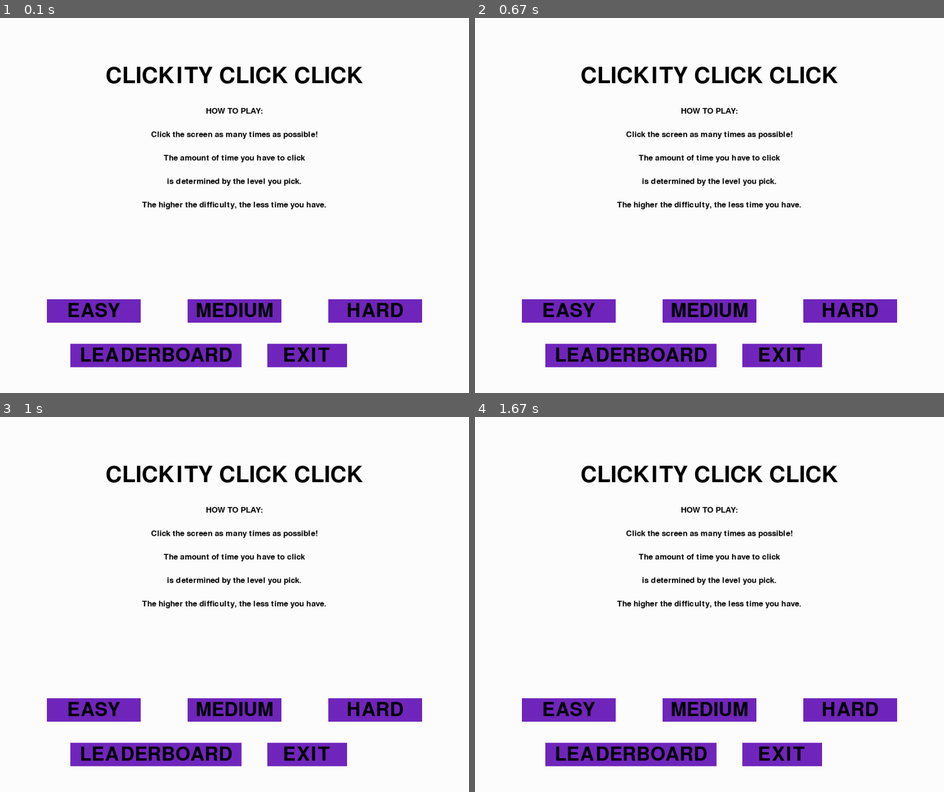
Above: before the commit, frames 1-4 (two rows, left to right).
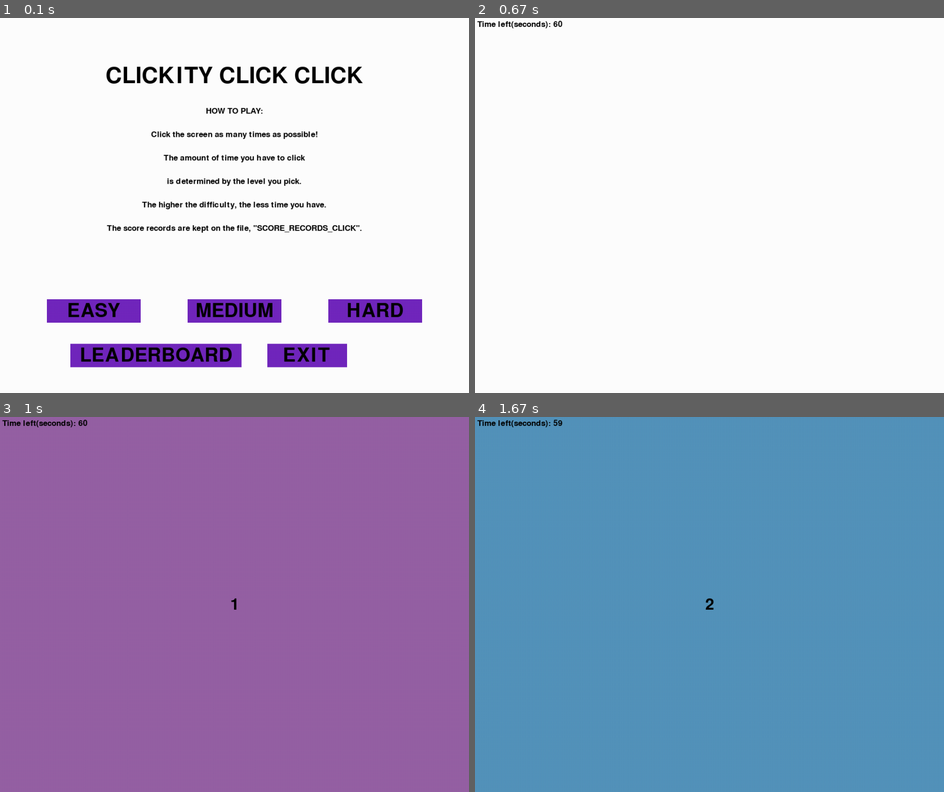
Above: after the commit, the same moments.

Repository: KyraCrawford/GameDesign
Game: pygame game, started from clickergame.py
The game is run twice, just before and just after one commit, with the same random seed, the same clock (stepped at 60 frames per second) and the same inputs.
Inputs (mouse positions are in pixels of both pictures, inside the frame that each line leads up to):
- Up to frame 1 (0.1 s): no input
- Up to frame 2 (0.67 s): click "EASY" at 0.38 s
- Up to frame 3 (1 s): click (375, 709) at 0.72 s, where only the run before the commit has a clickable "HARD"
- Up to frame 4 (1.67 s): press the mouse at (709, 709) at 1.6 s

The runs differ from the first frame. In frame 1, 0.5% of the frame differs, in the area x 22-78%, y 55-58%; in frame 2, 9.9%; in frame 3, 100%, in the area x 0-100%, y 0-100%; in frame 4, 100%.

Commit message:
final game done

Diff:
--- a/SCORE_RECORDS_CLICK.txt
+++ b/SCORE_RECORDS_CLICK.txt
@@ -1 +1,12 @@
-SCORE RECORDS FOR CLICKITY CLICK CLICK:
+SCORE RECORDS FOR Clickity Click Click:
+
+1 clicks on EASY difficulty 2020/12/07 11:20
+6 clicks on MEDIUM difficulty 2020/12/07 11:21
+1 clicks on MEDIUM difficulty 2020/12/07 11:21
+1 clicks on EASY difficulty 2020/12/07 11:21
+1 clicks on EASY difficulty 2020/12/08 09:32
+1 clicks on EASY difficulty 2020/12/08 09:33
+1 clicks on HARD difficulty 2020/12/08 09:37
+1 clicks on EASY difficulty 2020/12/08 09:37
+1 clicks on MEDIUM difficulty 2020/12/08 09:38
+27 clicks on HARD difficulty 2020/12/08 09:48
--- a/clickergame.py
+++ b/clickergame.py
@@ -6,13 +6,16 @@
 import random
 import os
 import datetime
+leaderboardfile = open('SCORE_RECORDS_CLICK.txt')
 level = ''
 run = False
+menu = True
 black = (0,0,0)
 white = (255,255,255)
 purp = (114, 40, 189)
 result = 0
 timeleft = 0
+leveltime = 0
 pygame.init()
 width = 1000
 height = 800
@@ -56,28 +59,119 @@
 def set_background(bg):
     screen.fill(bg)
     pygame.display.flip()
-menu = True
+
 def mainEasy():
     global timeleft
+    global run
+    global level
+    global leveltime
     timeleft = 60
+    leveltime = 60
     level = 'EASY'
     run = True
 def mainMedium():
     global timeleft
+    global run
+    global level
+    global leveltime
     timeleft = 45
+    leveltime = 45
     level = 'MEDIUM'
     run = True
 def mainHard():
     global timeleft
+    global run
+    global level
+    global leveltime
     timeleft = 30
+    leveltime = 30
     level = 'HARD'
     run = True
 def leaderboard():
     os.system('SCORE_RECORDS_CLICK.txt')
 
+def MENU(menu):
+    while menu:
+        #creating the buttons
+        button_1 = pygame.Rect(100,600,200,50)
+        button_2 = pygame.Rect(400,600,200,50)
+        button_3 = pygame.Rect(700,600,200,50)
+        button_4 = pygame.Rect(150,695,365,50)
+        button_5 = pygame.Rect(570,695,170,50)
+        mx, my = pygame.mouse.get_pos()
+        screen.fill(white)
+        # rectangles for buttons
+        pygame.draw.rect(screen, (purp), button_1)
+        pygame.draw.rect(screen, (purp), button_2)
+        pygame.draw.rect(screen, (purp), button_3)
+        pygame.draw.rect(screen, (purp), button_4)
+        pygame.draw.rect(screen, (purp), button_5)
+        text1 = TITLE_FONT.render("CLICKITY CLICK CLICK", 1, black)
+        screen.blit(text1, (int(width/2 - (text1.get_width()/2)), 100))
+        text2 = INS_FONT.render("HOW TO PLAY:", 1, black)
+        screen.blit(text2, (int(width/2 - text2.get_width()/2), 190))
+        text2_0 = INS_FONT.render("Click the screen as many times as possible!", 1, black)
+        screen.blit(text2_0, (int(width/2 - text2_0.get_width()/2), 240))
+        text2_1 = INS_FONT.render("The amount of time you have to click", 1, black)
+        screen.blit(text2_1, (int(width/2 - text2_1.get_width()/2), 290))
+        text2_2 = INS_FONT.render("is determined by the level you pick.", 1, black)
+        screen.blit(text2_2, (int(width/2 - text2_2.get_width()/2), 340))
+        text2_3 = INS_FONT.render("The higher the difficulty, the less time you have.", 1, black)
+        screen.blit(text2_3, (int(width/2 - text2_3.get_width()/2), 390))
+        text2_4 = INS_FONT.render('The score records are kept on the file, "SCORE_RECORDS_CLICK".',1,black)
+        screen.blit(text2_4, (int(width/2 - text2_4.get_width()/2),440))
+        text3 = WORD_FONT.render("EASY", 1, black)
+        screen.blit (text3, (int(width/5 - text3.get_width()/2), 605))
+        text4 = WORD_FONT.render("MEDIUM", 1, black)
+        screen.blit(text4, (int(width/2 - text4.get_width()/2), 605))
+        text5 = WORD_FONT.render("HARD", 1, black)
+        screen.blit(text5, (int(width/1.25 - text5.get_width()/2), 605))
+        text6 = WORD_FONT.render("LEADERBOARD", 1, black)
+        screen.blit(text6, (int(width/3 - text6.get_width()/2), 700))
+        text7 = WORD_FONT.render("EXIT", 1, black)
+        screen.blit(text7, (int(width/1.53 - text7.get_width()/2), 700))
+        pygame.display.update()
+        event = pygame.event.poll()
+            # code behind clicking the buttons
+        if event.type == pygame.MOUSEBUTTONDOWN:
+            if event.button == 1:
+                click = True
+        if button_1.collidepoint((mx,my)):
+            if click:
+                screen.fill(black)
+                pygame.display.update()
+                menu= False
+                mainEasy()
+                pass
+        if button_2.collidepoint((mx,my)):
+            if click:
+                screen.fill(black)
+                pygame.display.update()
+                menu =False
+                mainMedium()
+                pass
+        if button_3.collidepoint((mx,my)):
+            if click:
+                screen.fill(black)
+                pygame.display.update()
+                menu =False
+                mainHard()
+                pass
+        if button_4.collidepoint((mx,my)):
+            if click:
+                pygame.quit()
+                leaderboard()
+                pass
+        if button_5.collidepoint((mx,my)):
+            if click:
+                pygame.quit()
+                pass
+        click = False
+MENU(True)
 while run:
+    MENU(False)
     font = pygame.font.Font(None, 30)
-    text = font.render('Click to start! SEIZURE WARNING! FLASHING LIGHTS!', True, (0, 0, 0), (255, 255, 255))
+    text = font.render('Click to start! SEIZURE WARNING - FLASHING LIGHTS!', True, (0, 0, 0), (255, 255, 255))
     textRect = text.get_rect()
     textRect.centerx = screen.get_rect().centerx
     textRect.centery = screen.get_rect().centery
@@ -87,101 +181,26 @@
     set_background(background)
     screen.fill(background)
     pygame.display.flip()
-    show_time(timeleft)
-    if result>0 and timeleft>0:
-        timeleft = timeleft-(int(time.time())-timestart)
+    level = level
+    leveltime = leveltime
+    while True:
+        if result == 0:
+            timestart = int(time.time())
         show_time(timeleft)
-    elif result>0 and timeleft<=0:
-        show_result('Your result is: '+str(result)+'. You\'re great!')
-        SCORE(result)
-        break
-    event = pygame.event.poll()
-    if event.type == pygame.QUIT:
-        sys.exit()
-    elif pygame.mouse.get_pressed()[0] and event.type == pygame.MOUSEBUTTONDOWN:
-            if result == 0:
-                timestart = int(time.time())
-            result += 1
-            show_result(result)
-while menu:
-    pygame.init()
-    #creating the buttons
-    button_1 = pygame.Rect(100,600,200,50)
-    button_2 = pygame.Rect(400,600,200,50)
-    button_3 = pygame.Rect(700,600,200,50)
-    button_4 = pygame.Rect(150,695,365,50)
-    button_5 = pygame.Rect(570,695,170,50)
-    mx, my = pygame.mouse.get_pos()
-    screen.fill(white)
-    # rectangles for buttons
-    pygame.draw.rect(screen, (purp), button_1)
-    pygame.draw.rect(screen, (purp), button_2)
-    pygame.draw.rect(screen, (purp), button_3)
-    pygame.draw.rect(screen, (purp), button_4)
-    pygame.draw.rect(screen, (purp), button_5)
-    text1 = TITLE_FONT.render("CLICKITY CLICK CLICK", 1, black)
-    screen.blit(text1, (int(width/2 - (text1.get_width()/2)), 100))
-    text2 = INS_FONT.render("HOW TO PLAY:", 1, black)
-    screen.blit(text2, (int(width/2 - text2.get_width()/2), 190))
-    text2_0 = INS_FONT.render("Click the screen as many times as possible!", 1, black)
-    screen.blit(text2_0, (int(width/2 - text2_0.get_width()/2), 240))
-    text2_1 = INS_FONT.render("The amount of time you have to click", 1, black)
-    screen.blit(text2_1, (int(width/2 - text2_1.get_width()/2), 290))
-    text2_2 = INS_FONT.render("is determined by the level you pick.", 1, black)
-    screen.blit(text2_2, (int(width/2 - text2_2.get_width()/2), 340))
-    text2_3 = INS_FONT.render("The higher the difficulty, the less time you have.", 1, black)
-    screen.blit(text2_3, (int(width/2 - text2_3.get_width()/2), 390))
-    text3 = WORD_FONT.render("EASY", 1, black)
-    screen.blit (text3, (int(width/5 - text3.get_width()/2), 605))
-    text4 = WORD_FONT.render("MEDIUM", 1, black)
-    screen.blit(text4, (int(width/2 - text4.get_width()/2), 605))
-    text5 = WORD_FONT.render("HARD", 1, black)
-    screen.blit(text5, (int(width/1.25 - text5.get_width()/2), 605))
-    text6 = WORD_FONT.render("LEADERBOARD", 1, black)
-    screen.blit(text6, (int(width/3 - text6.get_width()/2), 700))
-    text7 = WORD_FONT.render("EXIT", 1, black)
-    screen.blit(text7, (int(width/1.53 - text7.get_width()/2), 700))
-    pygame.display.update()
-    event = pygame.event.poll()
-        # code behind clicking the buttons
-    if event.type == pygame.MOUSEBUTTONDOWN:
-        if event.button == 1:
-            click = True
-    if button_1.collidepoint((mx,my)):
-        if click:
-            screen.fill(black)
-            pygame.display.update()
-            run = True
-            mainEasy()
-            pass
-    if button_2.collidepoint((mx,my)):
-        if click:
-            screen.fill(black)
-            pygame.display.update()
-            run = True
-            mainMedium()
-            pass
-    if button_3.collidepoint((mx,my)):
-        if click:
-            screen.fill(black)
-            pygame.display.update()
-            run = True
-            mainHard()
-            pass
-    if button_4.collidepoint((mx,my)):
-        if click:
-            pygame.quit()
-            leaderboard()
-            pass
-    if button_5.collidepoint((mx,my)):
-        if click:
-            pygame.quit()
-            pass
-    click = False
-    if event.type == pygame.QUIT:
-        sys.exit()
-while run:
-    show_time('0. If you want to play again, restart this application.')
-    event = pygame.event.poll()
-    if event.type == pygame.QUIT:
-        sys.exit()
+        if result>=0 and timeleft>0:
+            timeleft = (int(leveltime))-(int(time.time())-timestart)
+            show_time(timeleft)
+        elif result>=0 and timeleft<=0:
+            show_result('You got this many clicks: '+str(result)+'. GOOD JOB!')
+            SCORE(result)
+            run = False
+            MENU(True)
+            break
+        event = pygame.event.poll()
+        if event.type == pygame.QUIT:
+            run=False
+            sys.exit()
+        elif pygame.mouse.get_pressed()[0] and event.type == pygame.MOUSEBUTTONDOWN:
+                result += 1
+                show_result(result)
+        run = False
